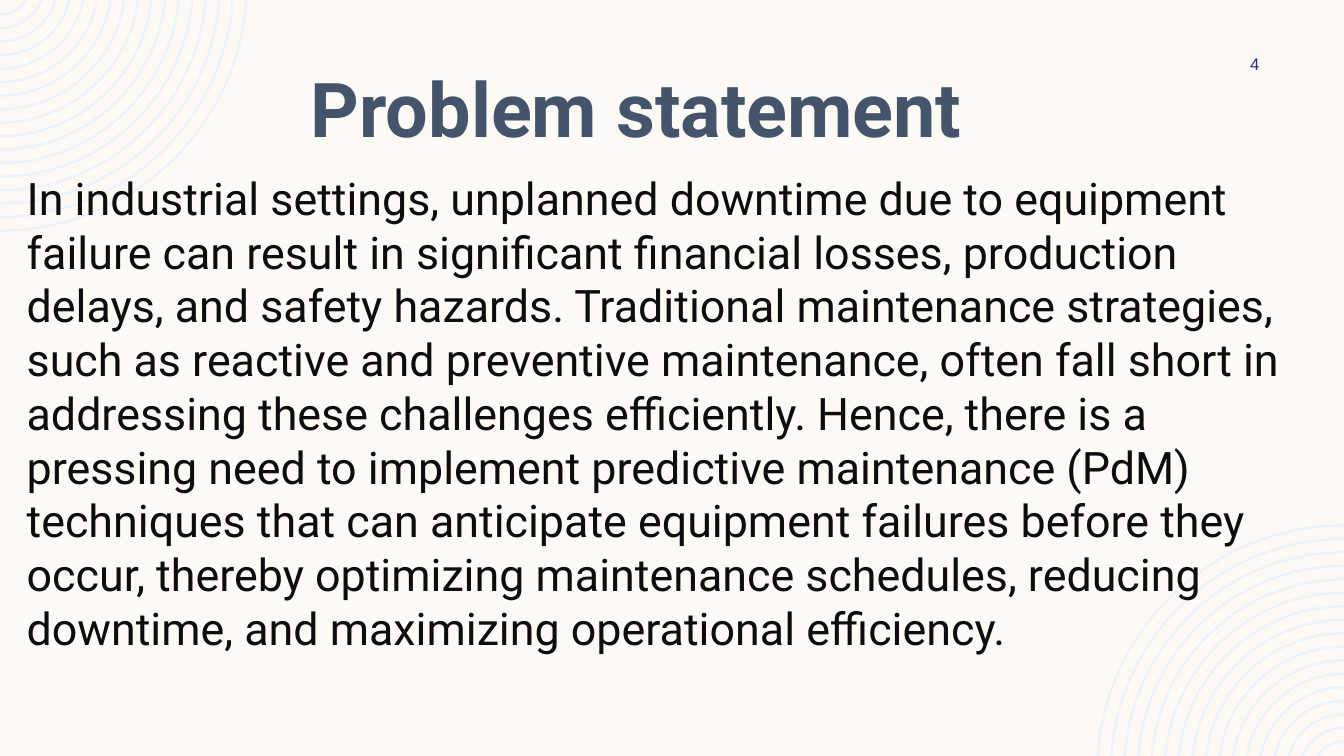
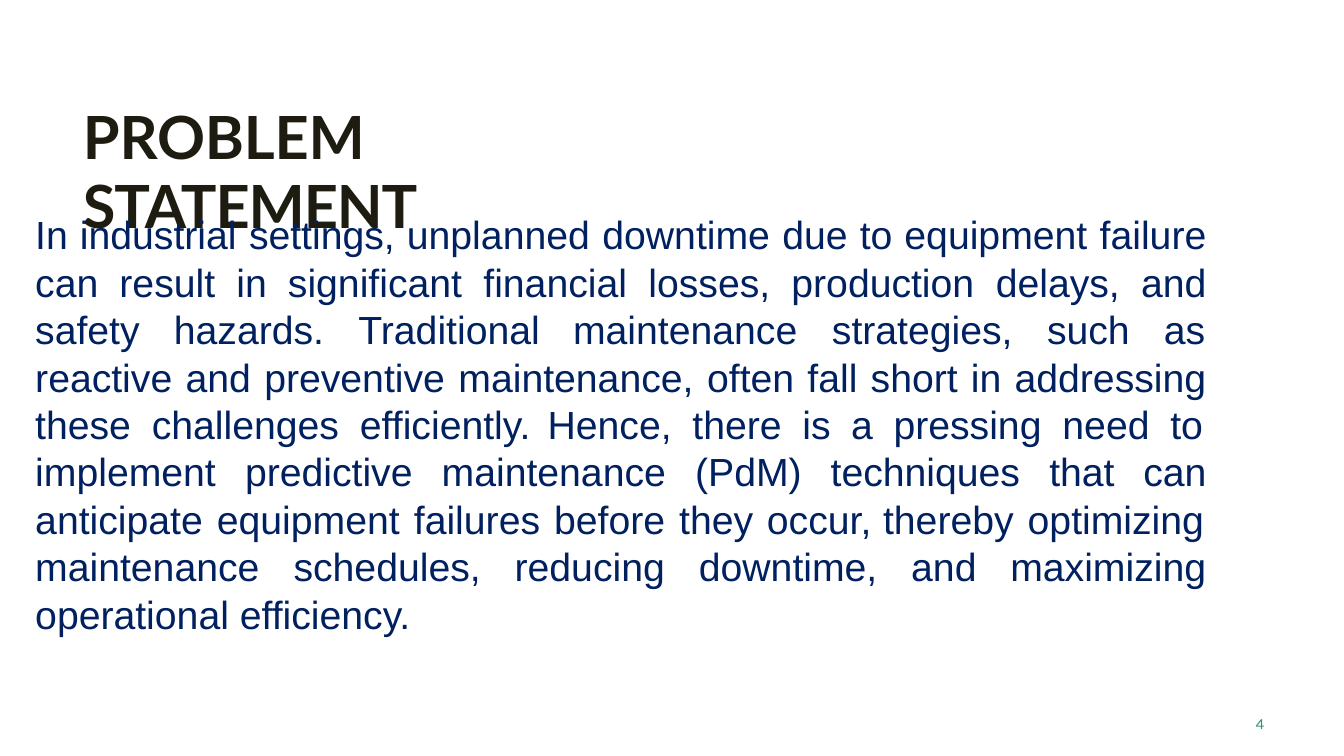
Before and after one commit to kuttipillai/TNSDC_Generative-AI, a slide deck: slide 3 of Predictive Maintenance.pptx (slide 4 before the commit). Drawn at 1344x756 pixels with LibreOffice and Linux fonts; fonts in the diff are those of the drawing; background and template pictures are left out. Boxes give left, top, right and bottom in pixels: in the first picture for what was removed or moved away, otherwise in the second. Text is boxed around its words. In the diff, an @@ line names an element or a change of style, - is before the commit and + after.

```diff
--- a/Predictive Maintenance.pptx
+++ b/Predictive Maintenance.pptx
@@ background #FDFAF6 to picture (left out) @@
@@ freeform shape removed at [0,0,247,232] @@
@@ text at [83,115,417,239]: text changed; size 54 to 42.5 pt; font Roboto to Lato; text colour #44546A to #1E1C11 @@
-Problem statement
+PROBLEM STATEMENT
@@ text at [35,218,1207,637]: text changed; size 32 to 28 pt; font Roboto to Arial; text colour #0D0D0D to #002060 @@
-In industrial settings, unplanned downtime due to equipment failure can result in significant financial losses, production delays, and safety hazards. Traditional maintenance strategies, such as reactive and preventive maintenance, often fall short in addressing these challenges efficiently. Hence, there is a pressing need to implement predictive maintenance (PdM) techniques that can anticipate equipment failures before they occur, thereby optimizing maintenance schedules, reducing downtime, and maximizing operational efficiency.
+In industrial settings, unplanned downtime due to equipment failure
+can result in significant financial losses, production delays, and
+safety hazards. Traditional maintenance strategies, such as
+reactive and preventive maintenance, often fall short in addressing
+these challenges efficiently. Hence, there is a pressing need to
+implement predictive maintenance (PdM) techniques that can
+anticipate equipment failures before they occur, thereby optimizing
+maintenance schedules, reducing downtime, and maximizing
+operational efficiency.
@@ freeform shape removed at [1097,524,1344,756] @@
@@ text "4": place and size @@
-text "4" at [1250,58,1259,70]
+text "4" at [1256,719,1265,729]
@@ text "4" at [1256,719,1265,729]: size 12 to 11 pt, font Arial to Karla, text colour #1F2C8F to #2D936B; alignment right to left; line spacing 1 to 12.8pt; vertical alignment middle to top @@
```
Also in this commit, not shown: 8 other slides changed, 1 slide added, 2 slides removed.
